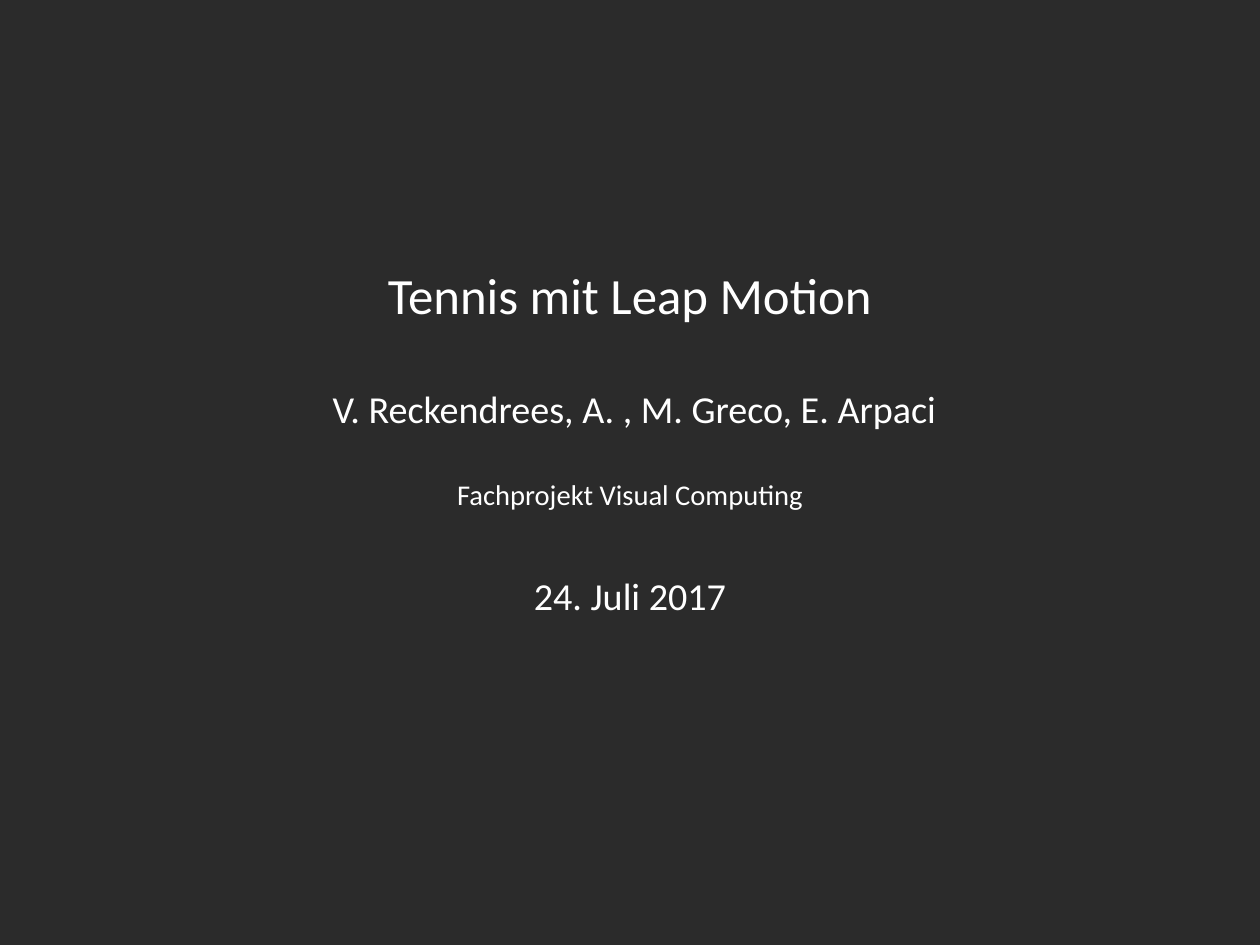
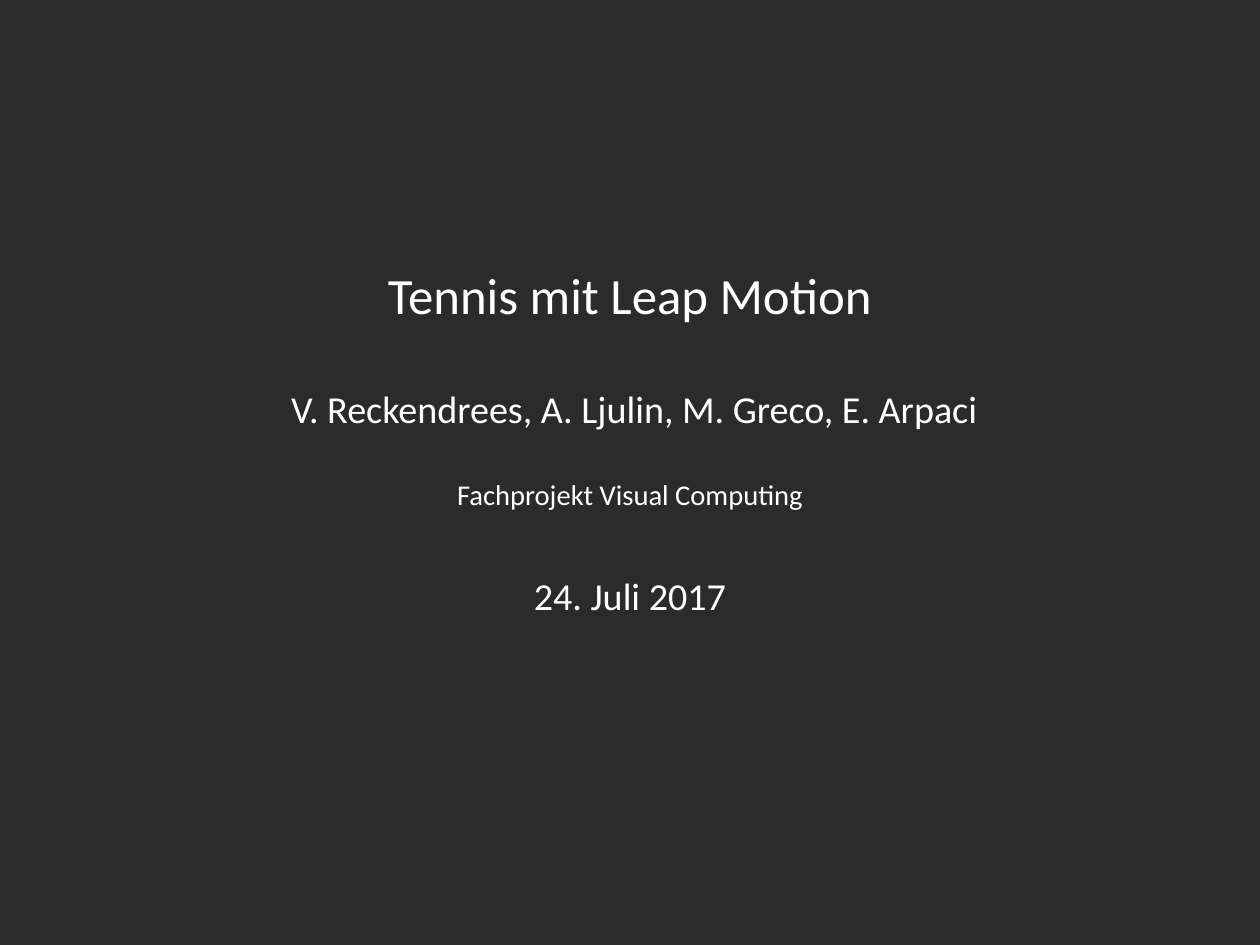
Before and after one commit to v1nc/Leap-Tennis-Ausarbeitung, a slide deck: slide 1 of Fachprojekt_Präsentation.odp. Drawn at 1260x945 pixels with LibreOffice and Linux fonts; fonts in the diff are those of the drawing; background and template pictures are left out; a plain dark background stands for a picture behind light text. Boxes give left, top, right and bottom in pixels: in the first picture for what was removed or moved away, otherwise in the second. Text is boxed around its words. In the diff, an @@ line names an element or a change of style, - is before the commit and + after.

```diff
--- a/Fachprojekt_Präsentation.odp
+++ b/Fachprojekt_Präsentation.odp
@@ text at (291,396,977,430): text changed @@
-V. Reckendrees, A. , M. Greco, E. Arpaci
+V. Reckendrees, A. Ljulin, M. Greco, E. Arpaci
```
Also in this commit, not shown: 2 other slides changed, 13 slides added, 1 slide removed, 10 other files.
